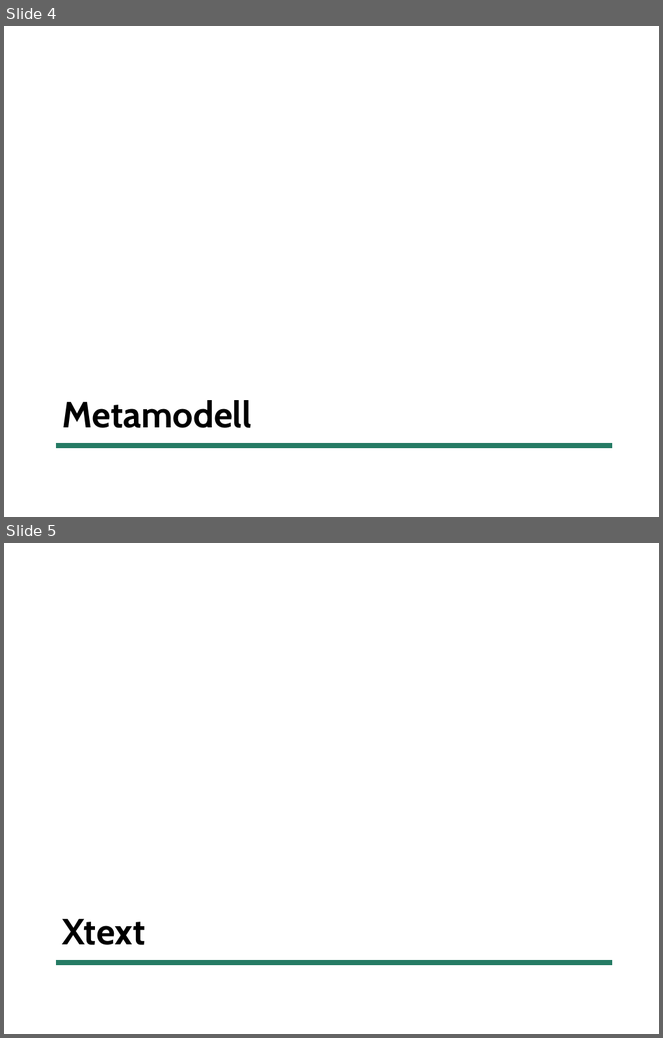
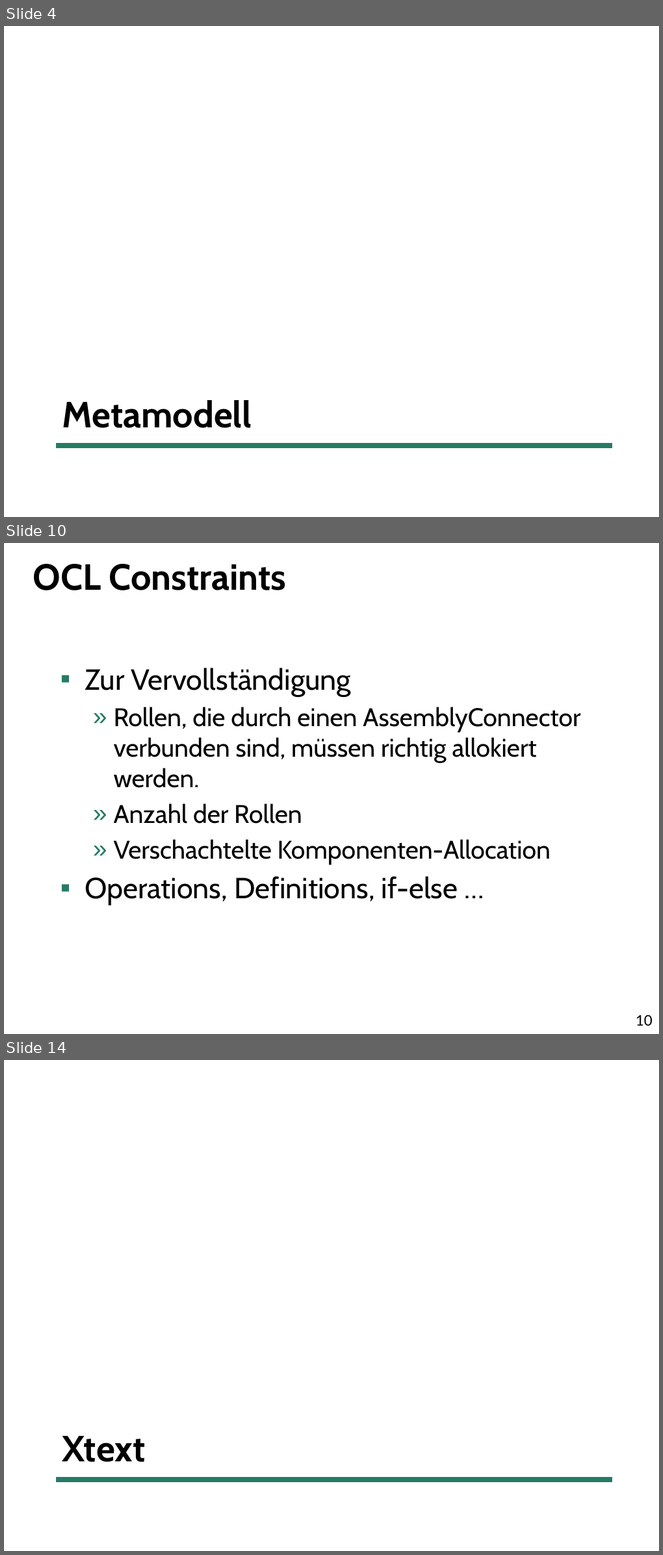
Before and after one commit to uwecl/MDSD-Praktikum, a slide deck: presentation/MDSD-Abschlusspraesentation.pptx. Shown one above the other, each under a label of ours: slides 4 and 5 before the commit, slides 4, 10 and 14 after it; the slides between them are not shown. The pictures are 663x1038 and 663x1555 pixels, drawn with LibreOffice and Linux fonts; fonts in the diff are those of the drawing. Boxes give left, top, right and bottom in pixels: in the first picture for what was removed or moved away, otherwise in the second. Text is boxed around its words. In the diff, an @@ line names an element or a change of style, - is before the commit and + after.

```diff
--- a/presentation/MDSD-Abschlusspraesentation.pptx
+++ b/presentation/MDSD-Abschlusspraesentation.pptx
@@ slide 10 added at [4,543,659,1034], background #FFFFFF @@
@@ title added at [33,564,286,590], 40 pt, text #000000, bold @@
+OCL Constraints
@@ text added at [85,668,581,906], 28 pt, text #000000 @@
+▪ Zur Vervollständigung
+  » Rollen, die durch einen AssemblyConnector verbunden sind, müssen richtig allokiert werden.
+  » Anzahl der Rollen
+  » Verschachtelte Komponenten-Allocation
+▪ Operations, Definitions, if-else …
@@ page number added at [636,1015,653,1026], 16 pt, text #000000 @@
+10
@@ what was slide 5 is now slide 14 @@
```
Also in this commit, not shown: 1 slide changed, 8 other slides added.
